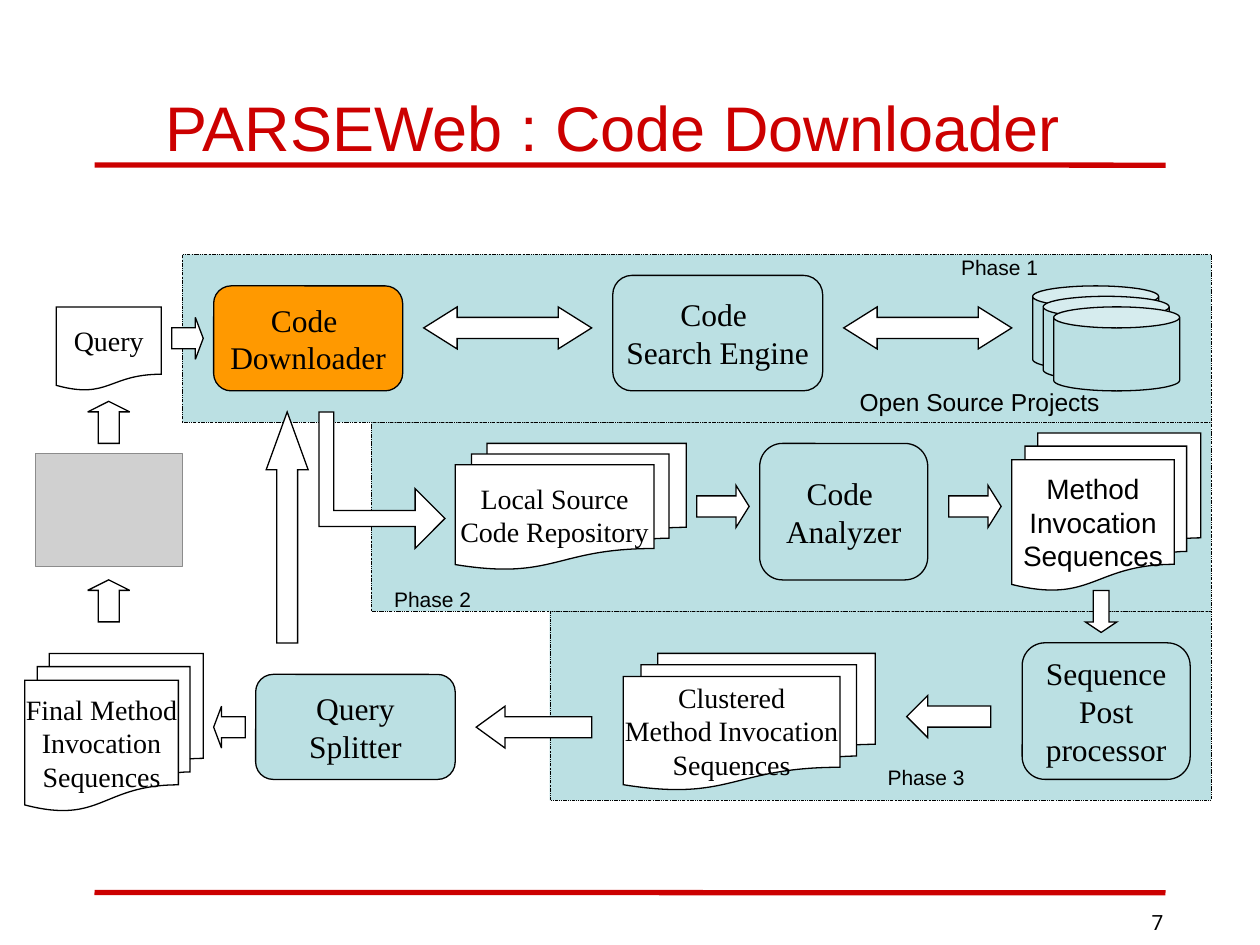
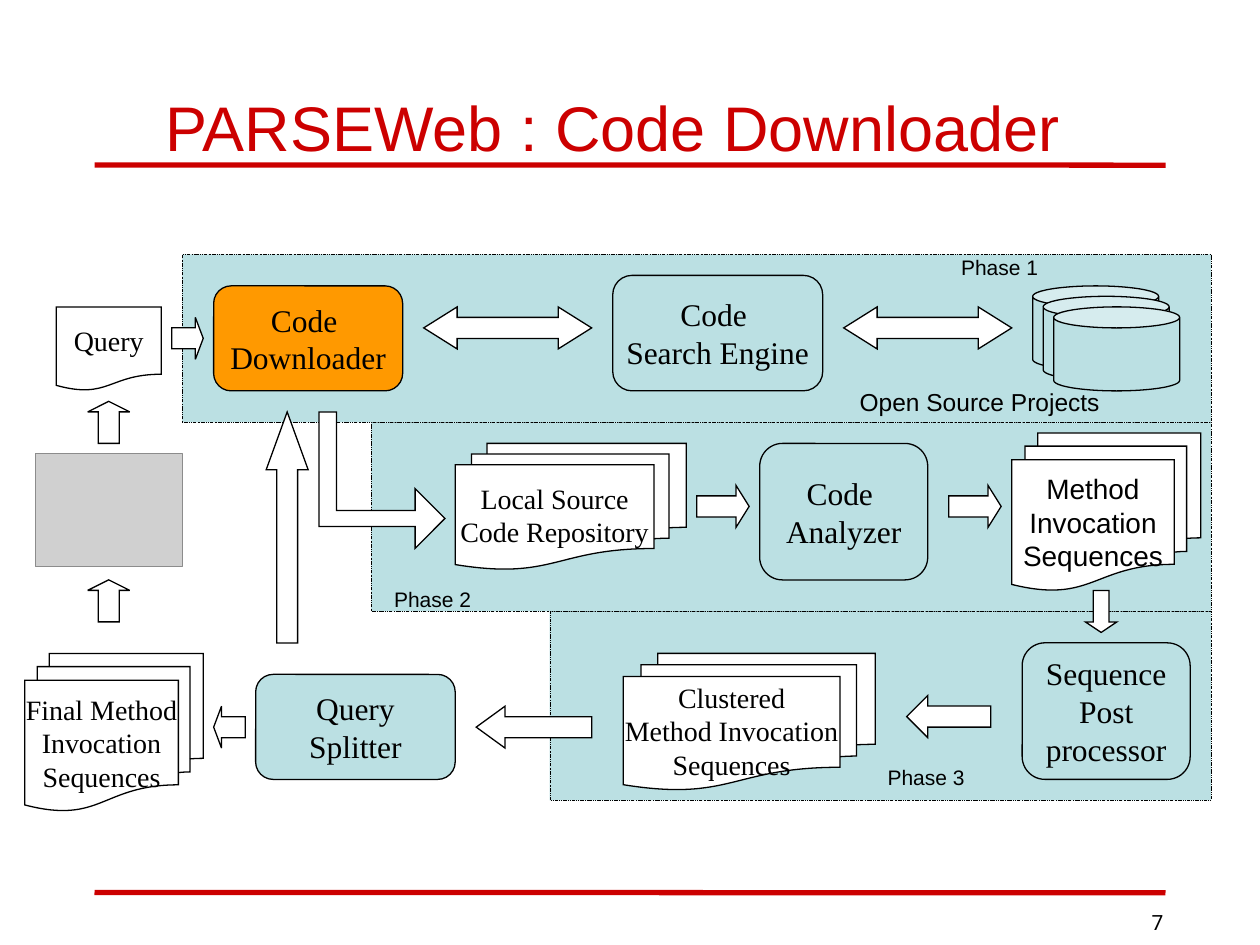
Before and after one commit to wsgan001/asegrp, a slide deck: slide 7 of papers/sthumma-PARSEWeb/presentation/PARSEWebASE07.ppt. Drawn at 1260x945 pixels with LibreOffice and Linux fonts; fonts in the diff are those of the drawing; grey boxes stand for pictures. Boxes give left, top, right and bottom in pixels: in the first picture for what was removed or moved away, otherwise in the second. Text is boxed around its words. In the diff, an @@ line names an element or a change of style, - is before the commit and + after.

```diff
--- a/papers/sthumma-PARSEWeb/presentation/PARSEWebASE07.ppt
+++ b/papers/sthumma-PARSEWeb/presentation/PARSEWebASE07.ppt
@@ freeform shape at <box>319,412,445,548</box>: outline redrawn @@
```
Also in this commit, not shown: 5 other slides changed, 1 other file.
